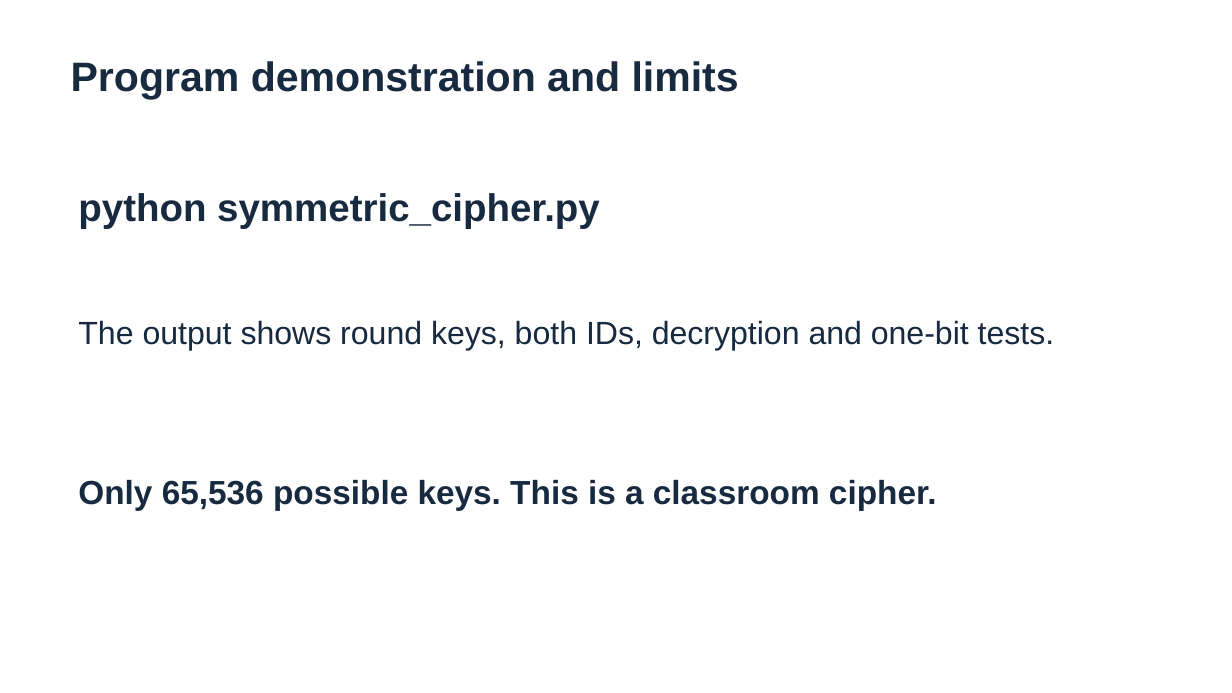
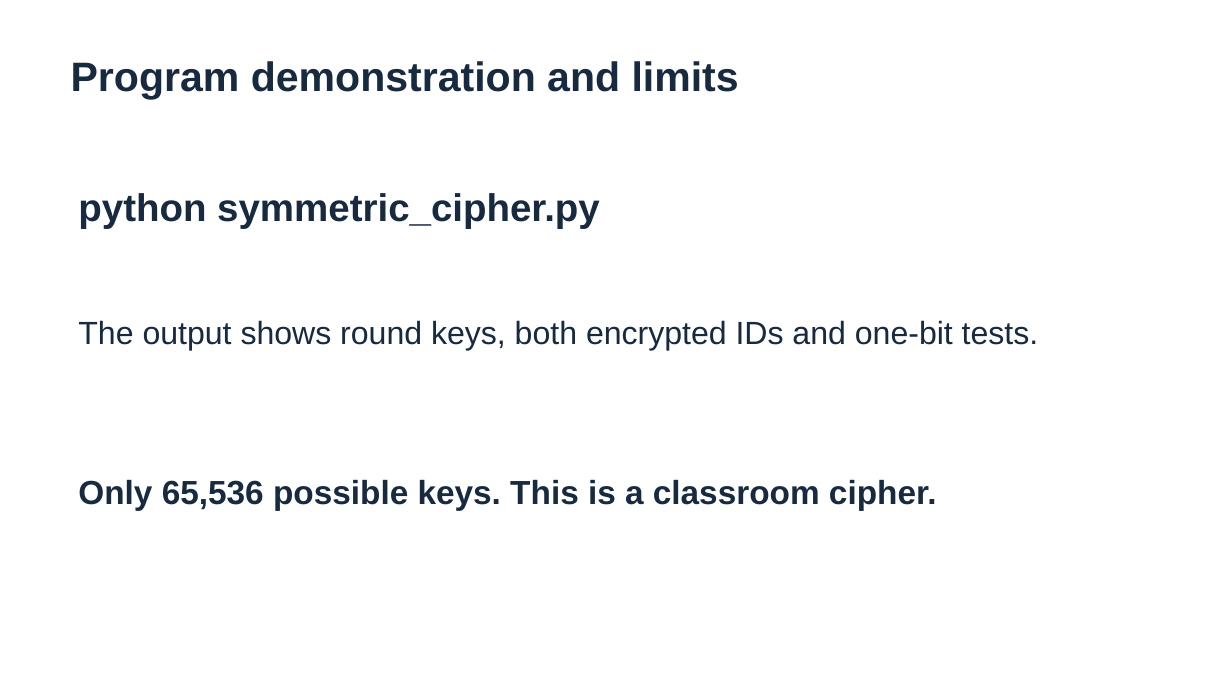
Before and after one commit to Midnight-Kyo/cse310-symmetric-cipher-project, a slide deck: slide 9 of presentation/Symmetric_Algorithm_Presentation.pptx. Drawn at 1232x693 pixels with LibreOffice and Linux fonts; fonts in the diff are those of the drawing. Boxes give left, top, right and bottom in pixels: in the first picture for what was removed or moved away, otherwise in the second. Text is boxed around its words. In the diff, an @@ line names an element or a change of style, - is before the commit and + after.

Commit message:
Remove optional decryption and align project materials

```diff
--- a/presentation/Symmetric_Algorithm_Presentation.pptx
+++ b/presentation/Symmetric_Algorithm_Presentation.pptx
@@ text at <box>78,320,1039,351</box>: text changed @@
-The output shows round keys, both IDs, decryption and one-bit tests.
+The output shows round keys, both encrypted IDs and one-bit tests.
```
Also in this commit, not shown: 2 other slides changed, 14 other files.
